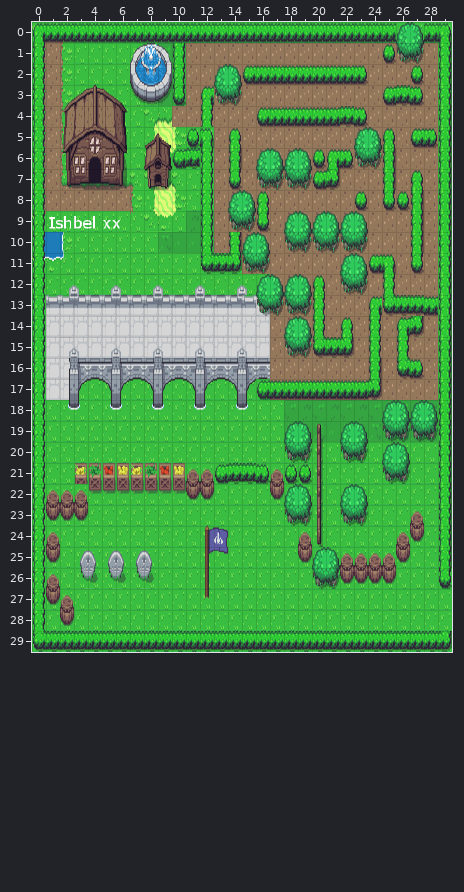
Tiled map: src/demos/adventure/maps/home.tmx. Above: the version before the commit.
Cells are 16x24 px. Shown: x 0..29, y 0..29.
After:
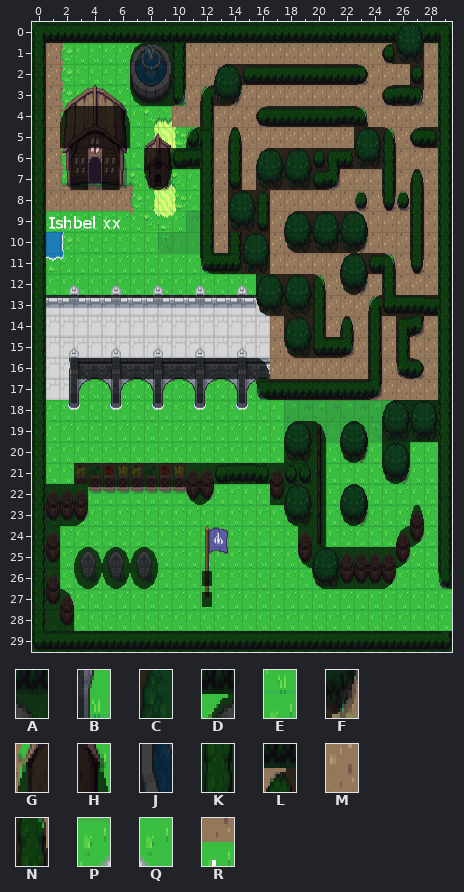
Key: from "collisions": A 0, B 1, C 5, D 16, E 17, F 23, G 24, H 25, J 32, K 33, L 36, M 37, N 39, P 42, Q 43, R 56.
_ is an empty cell.
Tiles of an added or newly shown layer are drawn over the layers below it.
See-through tiles are keyed as they look on the map.
The author wrote: Collisions as separate tile layer with different masks
Changes in this commit:
Layer "collision" (added):
y 0: x 0..29 ______________________________ -> AAAAAAAAAAAAAAAAAAAAAAAAAAAAAA
y 1: x 0 _ -> A; x 7..10 ____ -> DAAA; x 25..27 ___ -> LAA; x 29 _ -> A
y 2: x 0 _ -> A; x 7..10 ____ -> AAAA; x 13..23 ___________ -> DAAAAAAAAAM; x 27 _ -> A; x 29 _ -> A
y 3: x 0 _ -> A; x 7..10 ____ -> JAAK; x 12..14 ___ -> DAK; x 25..27 ___ -> LAK; x 29 _ -> A
y 4: x 0 _ -> A; x 2..6 _____ -> DAAAE; x 12 _ -> A; x 16..23 ________ -> LAAAAAAE; x 29 _ -> A
y 5: x 0 _ -> A; x 2..6 _____ -> AAAAA; x 11..12 __ -> DA; x 14 _ -> F; x 23..25 ___ -> AAE; x 27..29 ___ -> LAA
y 6: x 0 _ -> A; x 2..3 __ -> GA; x 5..6 __ -> AH; x 8..12 _____ -> AAAAA; x 14 _ -> A; x 16..25 __________ -> DAAAAAAAAA; x 29 _ -> A
y 7: x 0 _ -> A; x 2..3 __ -> GA; x 5..6 __ -> AH; x 8..9 __ -> JK; x 12 _ -> A; x 14 _ -> A; x 16..21 ______ -> AAAAAK; x 25 _ -> A; x 27 _ -> F; x 29 _ -> A
y 8: x 0 _ -> A; x 12 _ -> A; x 14..16 ___ -> AAA; x 23 _ -> C; x 25..27 ___ -> NCA; x 29 _ -> A
y 9: x 0 _ -> A; x 12 _ -> A; x 14..16 ___ -> AAA; x 18..23 ______ -> DAAAAE; x 27 _ -> A; x 29 _ -> A
y 10: x 0 _ -> A; x 12 _ -> A; x 14..16 ___ -> AAA; x 18..23 ______ -> JAAAAK; x 27 _ -> A; x 29 _ -> A
y 11: x 0 _ -> A; x 12..16 _____ -> JAAAA; x 22..25 ____ -> DAAE; x 27 _ -> N; x 29 _ -> A
y 12: x 0 _ -> A; x 16..20 _____ -> AAAAE; x 22..23 __ -> JK; x 25 _ -> A; x 29 _ -> A
y 13: x 0..20 _____________________ -> ARRRRRRRRRRRRRRRJAAAA; x 24..29 ______ -> DAAAAA
y 14: x 0 _ -> A; x 18..20 ___ -> AAA; x 22 _ -> F; x 24 _ -> A; x 26..27 __ -> AK; x 29 _ -> A
y 15: x 0 _ -> A; x 18..22 _____ -> JAAAK; x 24 _ -> A; x 26 _ -> A; x 29 _ -> A
y 16: x 0 _ -> A; x 2..16 _______________ -> GAAAAAAAAAAAAAE; x 24 _ -> A; x 26..27 __ -> JM; x 29 _ -> A
y 17: x 0 _ -> A; x 2..3 __ -> GH; x 5..6 __ -> GH; x 8..9 __ -> GH; x 11..12 __ -> GH; x 14..24 ___________ -> GHJAAAAAAAK; x 29 _ -> A
y 18: x 0 _ -> A; x 2..3 __ -> PQ; x 5..6 __ -> PQ; x 8..9 __ -> PQ; x 11..12 __ -> PQ; x 14..15 __ -> PQ; x 25..29 _____ -> DAAAA
y 19: x 0 _ -> A; x 18..20 ___ -> DAE; x 22..23 __ -> DE; x 25..29 _____ -> AAAAA
y 20: x 0 _ -> A; x 18..20 ___ -> AAA; x 22..23 __ -> JK; x 25..26 __ -> AA; x 29 _ -> A
y 21: x 0 _ -> A; x 3..20 __________________ -> AAAAAAAAAAAAAAAAAA; x 25..26 __ -> JK; x 29 _ -> A
y 22: x 0..12 _____________ -> AAAARRRRRRRJK; x 17..20 ____ -> AAAA; x 22..23 __ -> DE; x 29 _ -> A
y 23: x 0..3 ____ -> AAAK; x 18..20 ___ -> JAA; x 22..23 __ -> JK; x 27 _ -> F; x 29 _ -> A
y 24: x 0..1 __ -> AA; x 19..20 __ -> AA; x 26..27 __ -> DK; x 29 _ -> A
y 25: x 0..1 __ -> AA; x 3..8 ______ -> DEDEDE; x 19..26 ________ -> JAAAAAAK; x 29 _ -> A
y 26: x 0..1 __ -> AA; x 3..8 ______ -> JKJKJK; x 12 _ -> B; x 20..25 ______ -> JAAAAK; x 29 _ -> J
y 27: x 0..2 ___ -> AAE; x 12 _ -> B
y 28: x 0..2 ___ -> AAA
y 29: x 0..29 ______________________________ -> AAAAAAAAAAAAAAAAAAAAAAAAAAAAAA
Pixel boxes of the changes (left, top, right, bottom) in both pictures:
added: (32, 22, 452, 652)
